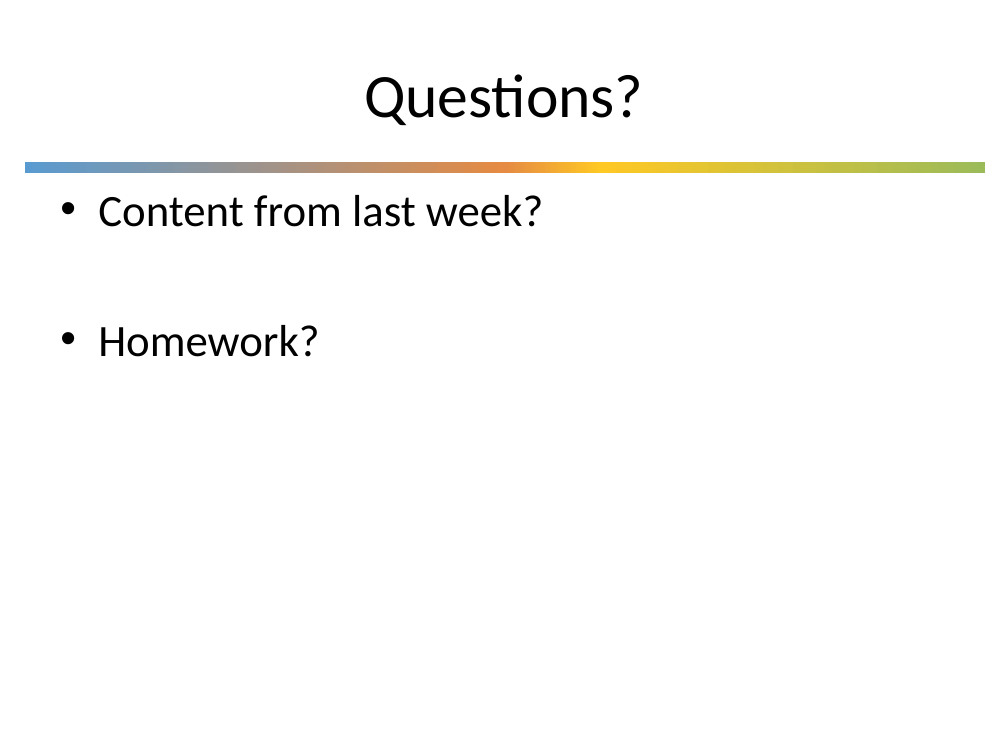
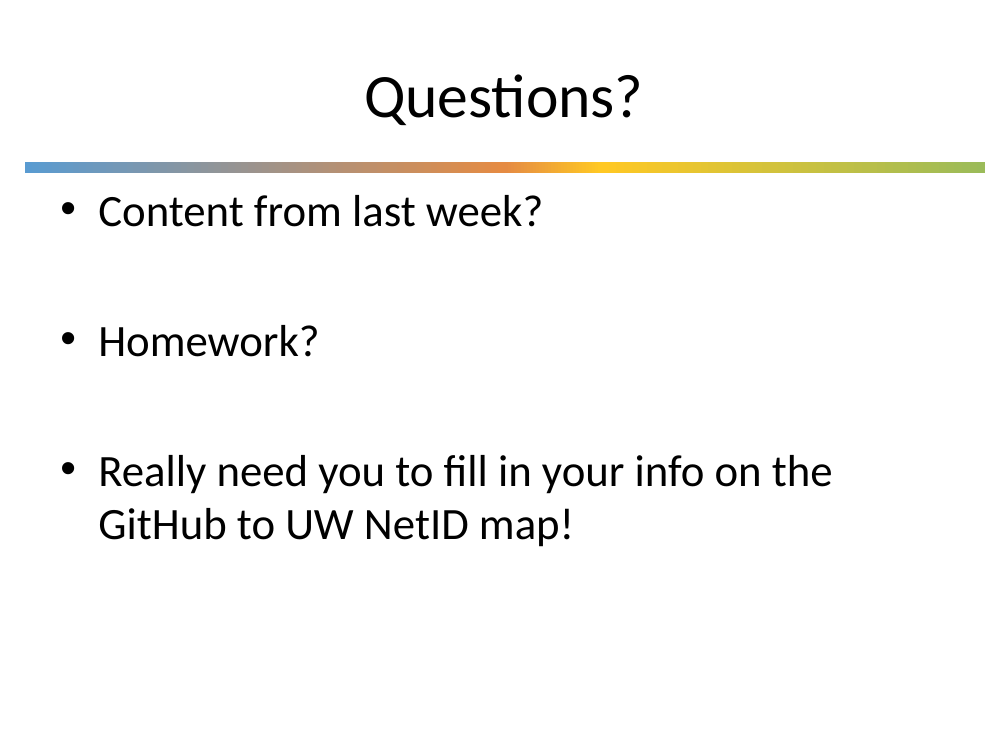
Before and after one commit to UWDIRECT/UWDIRECT.github.io, a slide deck: slide 2 of Wi20_content/SEDS/L3.Version_Control.pptx. Drawn at 1008x756 pixels with LibreOffice and Linux fonts; fonts in the diff are those of the drawing; background and template pictures are left out. Boxes give left, top, right and bottom in pixels: in the first picture for what was removed or moved away, otherwise in the second. Text is boxed around its words. In the diff, an @@ line names an element or a change of style, - is before the commit and + after.

```diff
--- a/Wi20_content/SEDS/L3.Version_Control.pptx
+++ b/Wi20_content/SEDS/L3.Version_Control.pptx
@@ text at [98, 455, 833, 547]: paragraph added @@
+• Really need you to fill in your info on the GitHub to UW NetID map!
```
Also in this commit, not shown: 11 other files.
